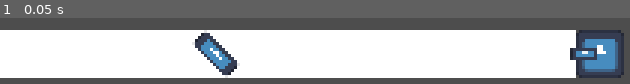
Above: before the commit, frame 1.
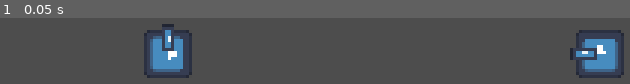
Above: after the commit, the same moment.

Repository: studentkrisk/light-game
Game: Godot game, scene res://world.tscn
The game is run twice, just before and just after one commit, with the same random seed, the same clock (stepped at 60 frames per second) and the same inputs. The engine's default icon, where the game draws it, is replaced by a stand-in: a white triangle on a blue panel in a dark square.
Inputs:
- Up to frame 1 (0.05 s): no input

The runs differ from the first frame. In frame 1, 65% of the frame differs, in the area x 0-92%, y 9-91%.
Error after the commit: Parse Error: Expected indented block after "for" block. (res://emitter.gd:18)

Commit message:
continuing light

Diff:
--- /dev/null
+++ b/emitter.gd
@@ -0,0 +1,22 @@
+extends CharacterBody2D
+
+@export var lighted = []:
+	set(value):
+		lighted = value
+		get_tree().root.get_child(0).queue_redraw()
+
+func _ready():
+	update_light()
+
+func update_light():
+	var ray: RayCast2D = $RayCast2D
+	lighted = []
+	if ray.is_colliding():
+		for i in ray.get_collision_point().distance_to(ray.global_position - ray.target_position.normalized()*-8)/16:
+			lighted.append(ray.global_position + (i+1)*ray.target_position.normalized()*16)
+	else:
+		for i in 25:
+			#lighted.append(ray.global_position + i*ray.target_position.normalized()*16)
+
+func _process(delta):
+	update_light()
--- a/emitter.tscn
+++ b/emitter.tscn
@@ -1,11 +1,13 @@
-[gd_scene load_steps=3 format=3 uid="uid://bra62kyne5wmp"]
+[gd_scene load_steps=4 format=3 uid="uid://bra62kyne5wmp"]
 
 [ext_resource type="Texture2D" uid="uid://bbsg1dtpuhsj6" path="res://icon.svg" id="1_28fs8"]
+[ext_resource type="Script" path="res://emitter.gd" id="1_k6ea0"]
 
 [sub_resource type="RectangleShape2D" id="RectangleShape2D_y86kw"]
 size = Vector2(16, 16)
 
 [node name="emitter" type="CharacterBody2D"]
+script = ExtResource("1_k6ea0")
 
 [node name="Icon" type="Sprite2D" parent="."]
 scale = Vector2(0.125, 0.125)
@@ -20,4 +22,4 @@
 shape = SubResource("RectangleShape2D_y86kw")
 
 [node name="RayCast2D" type="RayCast2D" parent="."]
-target_position = Vector2(-16, 0)
+target_position = Vector2(-272, 0)
--- a/light.gd
+++ b/light.gd
@@ -1,25 +1,12 @@
 extends Node2D
 
-
-# Called when the node enters the scene tree for the first time.
-func _ready():
-	update_light()
-
-var lighted = []
-func update_light():
-	lighted = []
-	for i in $emitters.get_children():
-		var cur = i.get_node("RayCast2D").global_position
-		var dir = i.get_node("RayCast2D").target_position.normalized()
-		for j in 256/16+1: # change eventually
-			cur += dir*16
-			lighted.append(cur)
-	queue_redraw()
 
 # Called every frame. 'delta' is the elapsed time since the previous frame.
 func _process(delta):
 	pass
 
 func _draw():
-	for i in lighted:
-		draw_rect(Rect2(i - Vector2.ONE*8, Vector2.ONE*16), Color.WHITE)
+	for i in $lights.get_children():
+		print(i.lighted)
+		for j in i.lighted:
+			draw_rect(Rect2(j - Vector2.ONE*8, Vector2.ONE*16), Color.WHITE)
--- a/world.tscn
+++ b/world.tscn
@@ -1,20 +1,20 @@
-[gd_scene load_steps=4 format=3 uid="uid://g4o5jlyx2s3j"]
+[gd_scene load_steps=3 format=3 uid="uid://g4o5jlyx2s3j"]
 
 [ext_resource type="PackedScene" uid="uid://bra62kyne5wmp" path="res://emitter.tscn" id="1_gxkug"]
 [ext_resource type="Script" path="res://light.gd" id="1_xe56f"]
-[ext_resource type="PackedScene" uid="uid://b6o4ef25wjqrv" path="res://mirror.tscn" id="3_h1dys"]
 
 [node name="world" type="Node2D"]
 script = ExtResource("1_xe56f")
 
 [node name="Camera2D" type="Camera2D" parent="."]
 
-[node name="emitters" type="Node2D" parent="."]
+[node name="lights" type="Node2D" parent="."]
 
-[node name="emitter" parent="emitters" instance=ExtResource("1_gxkug")]
+[node name="emitter" parent="lights" instance=ExtResource("1_gxkug")]
 position = Vector2(72, 40)
+lighted = null
 
-[node name="mirrors" type="Node2D" parent="."]
-
-[node name="mirror" parent="mirrors" instance=ExtResource("3_h1dys")]
-position = Vector2(-56, 40)
+[node name="emitter2" parent="lights" instance=ExtResource("1_gxkug")]
+position = Vector2(-72, 40)
+rotation = 1.5708
+lighted = null
